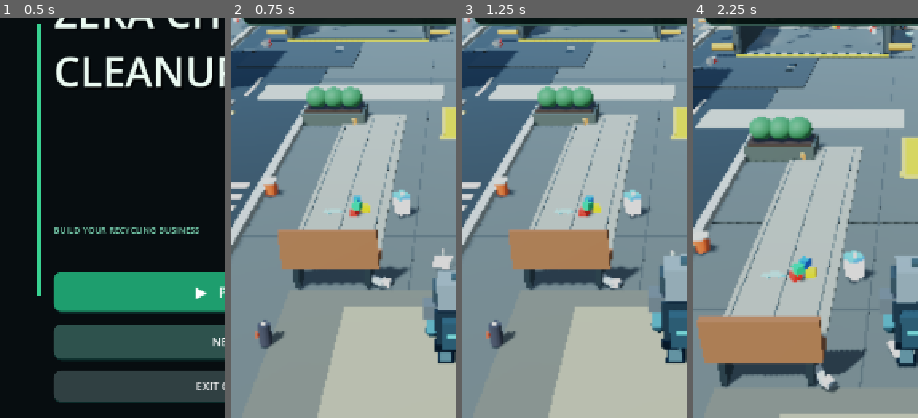
Above: before the commit, frames 1-4 (left to right).
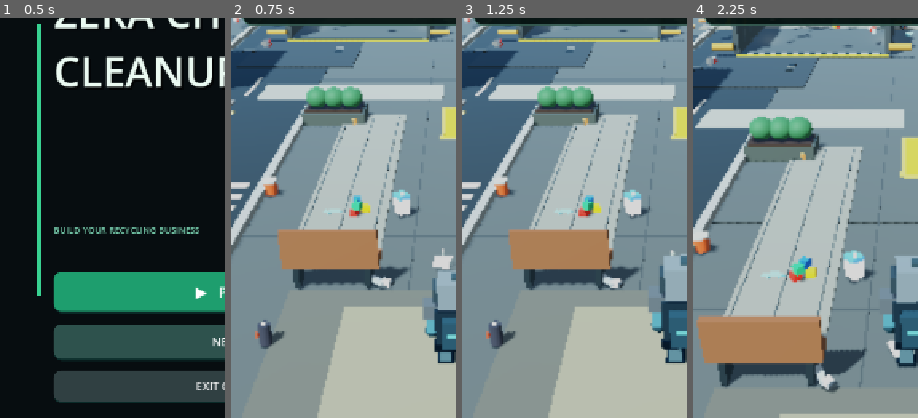
Above: after the commit, the same moments.

Repository: zekainstabot/trash-empire
Game: Godot game, scene res://Scenes/Main.tscn
Same seed, same stepped clock (60 frames per second), same inputs: the game is played once before the commit and once after it.
Inputs (mouse positions are % of the whole screen's width and height, from its top left):
- Up to frame 1 (0.5 s): no input
- Up to frame 2 (0.75 s): click "▶ PLAY" at 0.5 s
- Up to frame 3 (1.25 s): no input
- Up to frame 4 (2.25 s): move the mouse to (45, 70) at 1.27 s; hold W (move_forward) 1.28-2 s; click (45, 70) at 1.42 s; drag from (80, 65) to (45, 70) at 2.02 s
The pictures show only the part of the screen within x 0-50%, y 18-68%; the shares and areas given below are measured in that part.

Frame 1 is identical in both runs. In frame 2, 0.1% of the frame differs, in the area x 27-88%, y 2-6%; in frame 3, 0.1%; in frame 4, 0.3%, in the area x 21-91%, y 2-9%.

Commit message:
Remove duplicated city dump wall panels

Diff:
--- a/Scripts/main.gd
+++ b/Scripts/main.gd
@@ -3596,9 +3596,6 @@
 	_box("CityDumpConcrete", Vector3(-4.8, 0.035, -22.5), Vector3(7.2, 0.07, 7.0), Color(0.25, 0.28, 0.27), false)
 	_box("CityDumpMarking", Vector3(-4.8, 0.078, -22.5), Vector3(6.7, 0.025, 6.5), Color(0.31, 0.34, 0.32), false)
 	# Heavy industrial roll-off waste bunker: dark steel cladding, reinforced ribs and loading rim.
-	_box("CityDumpSteelOuterBack", Vector3(-4.8, 1.18, -25.70), Vector3(7.35, 2.35, 0.16), Color(0.16, 0.20, 0.21), false)
-	_box("CityDumpSteelOuterLeft", Vector3(-8.10, 1.05, -22.5), Vector3(0.16, 2.10, 6.4), Color(0.16, 0.20, 0.21), false)
-	_box("CityDumpSteelOuterRight", Vector3(-1.50, 1.05, -22.5), Vector3(0.16, 2.10, 6.4), Color(0.16, 0.20, 0.21), false)
 	# Vertical welded reinforcement ribs along the container sides.
 	for z in [-24.8, -23.4, -22.0, -20.6]:
 		_box("DumpBunkerSideRibL", Vector3(-8.16, 1.0, z), Vector3(0.10, 1.9, 0.16), Color(0.32, 0.37, 0.37), false)
